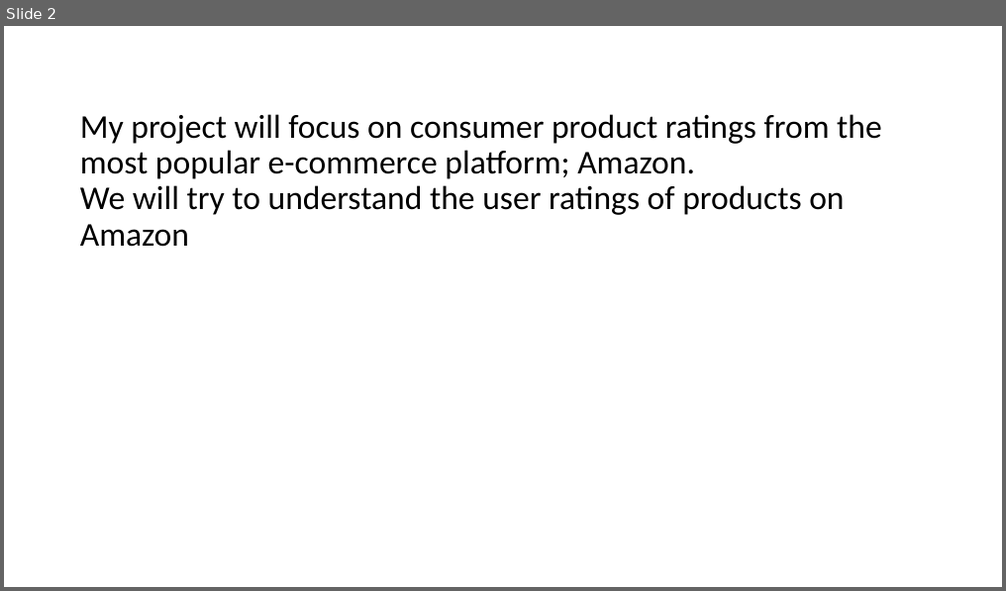
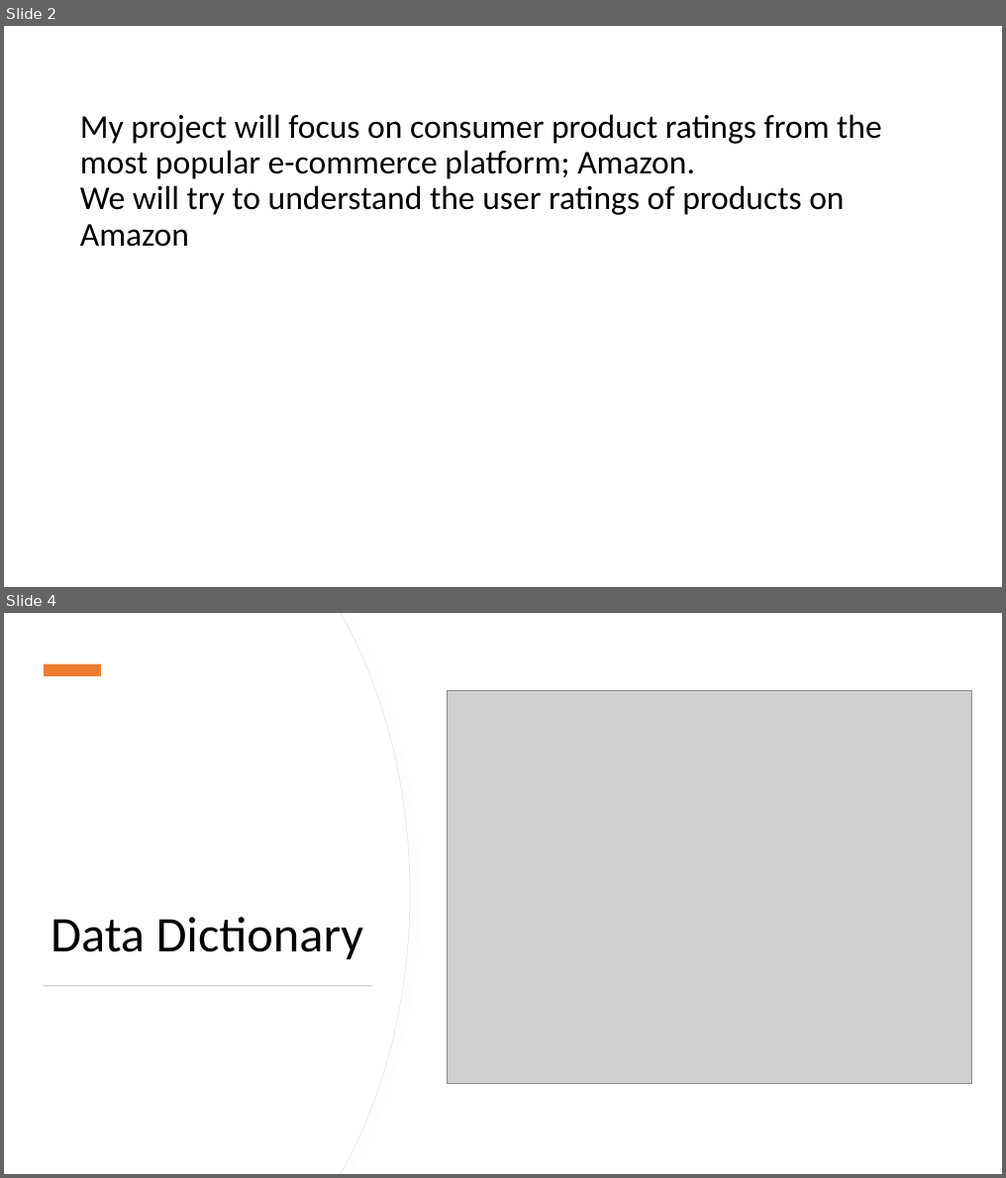
Before and after one commit to hekaplex/2021_04_DSI_WDX2, a slide deck: yanick.anagho@divergence.one/Capstone Presentation_User Ratings - Products.pptx. Shown one above the other, each under a label of ours: slide 2 before the commit, slides 2 and 4 after it; the slides between them are not shown. The pictures are 1006x591 and 1006x1178 pixels, drawn with LibreOffice and Linux fonts; fonts in the diff are those of the drawing; grey boxes stand for pictures. Boxes give left, top, right and bottom in pixels: in the first picture for what was removed or moved away, otherwise in the second. Text is boxed around its words. In the diff, an @@ line names an element or a change of style, - is before the commit and + after.

```diff
--- a/yanick.anagho@divergence.one/Capstone Presentation_User Ratings - Products.pptx
+++ b/yanick.anagho@divergence.one/Capstone Presentation_User Ratings - Products.pptx
@@ slide 4 added at (4, 613, 1002, 1174), background #FFFFFF @@
@@ freeform shape added at (4, 613, 410, 1174), fill #FFFFFF, outline #E6E6E6 0.75 pt @@
@@ freeform shape added at (4, 613, 409, 1174), fill #FFFFFF @@
@@ rectangle added at (44, 664, 101, 676), fill #ED7D31 @@
@@ picture added at (448, 691, 972, 1084) @@
@@ title added at (51, 917, 364, 959), 48 pt, text #000000 @@
+Data Dictionary
@@ rectangle added at (44, 985, 373, 986), fill #D5D5D5 @@
```
Also in this commit, not shown: 4 slides changed, 1 other slide added.
